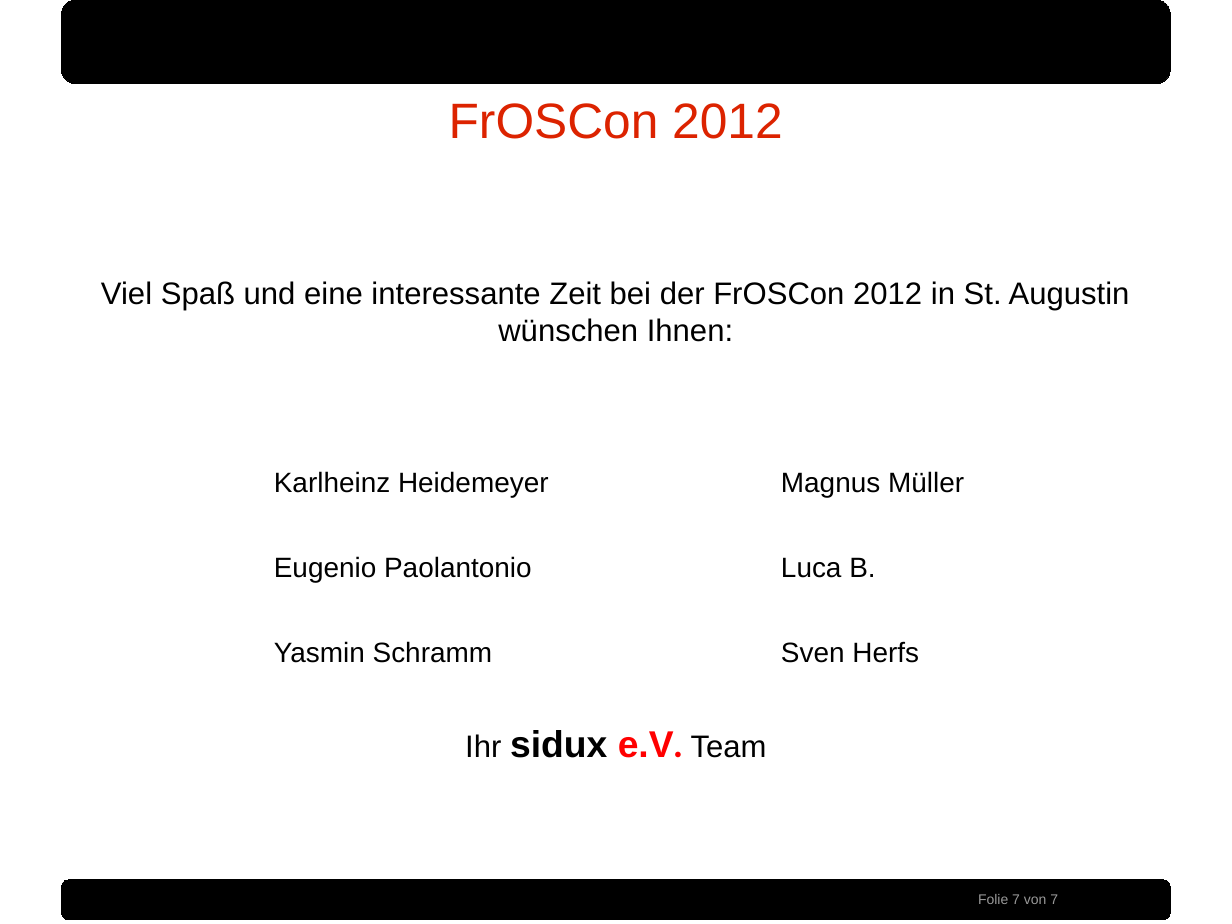
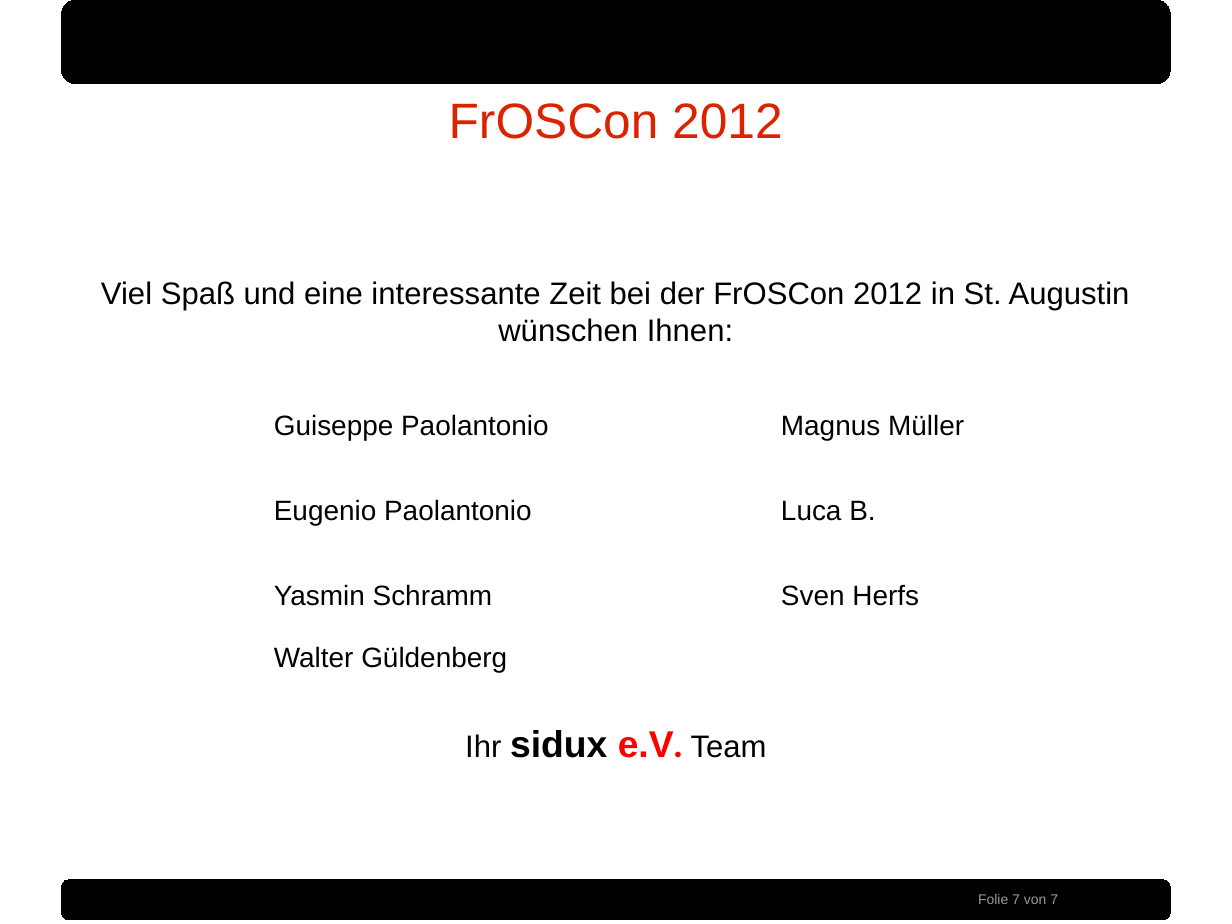
Before and after one commit to sidux-ev/praesentation, a slide deck: slide 7 of bin/froscon2012.odp. Drawn at 1232x924 pixels with LibreOffice and Linux fonts; fonts in the diff are those of the drawing; background and template pictures are left out. Boxes give left, top, right and bottom in pixels: in the first picture for what was removed or moved away, otherwise in the second. Text is boxed around its words. In the diff, an @@ line names an element or a change of style, - is before the commit and + after.

Commit message:
del karlheinz add guiseppe

```diff
--- a/bin/froscon2012.odp
+++ b/bin/froscon2012.odp
@@ table at (88,405,1223,676) @@
-row 1, column 2: Karlheinz Heidemeyer
+row 1, column 2: Guiseppe Paolantonio
-row 5, column 2: Yasmin Schramm
+row 5, column 2: Yasmin Schramm / Walter Güldenberg
@@ table: place and size @@
-table at (88,462,1223,667)
+table at (88,405,1223,676)
```
Also in this commit, not shown: 1 other file.
